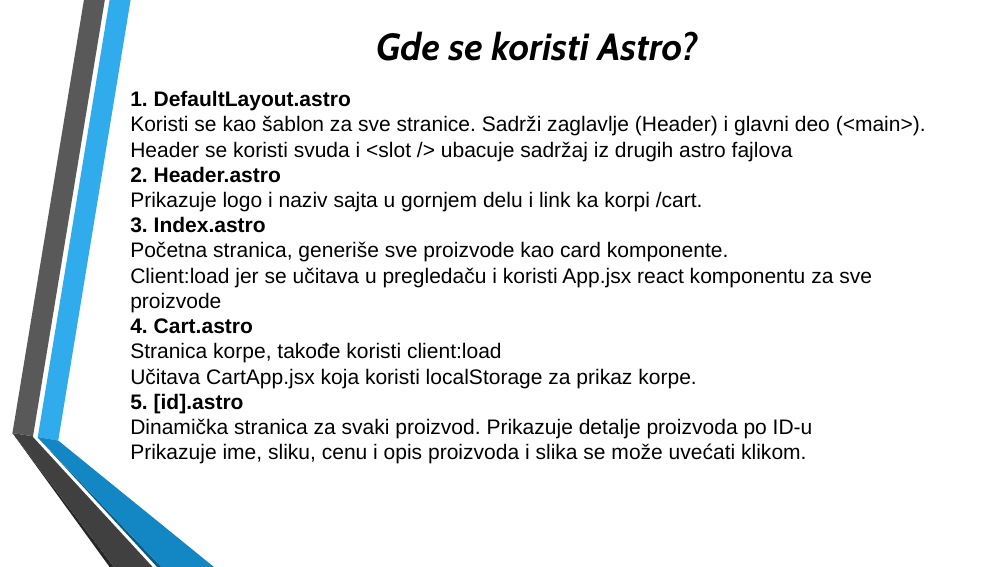
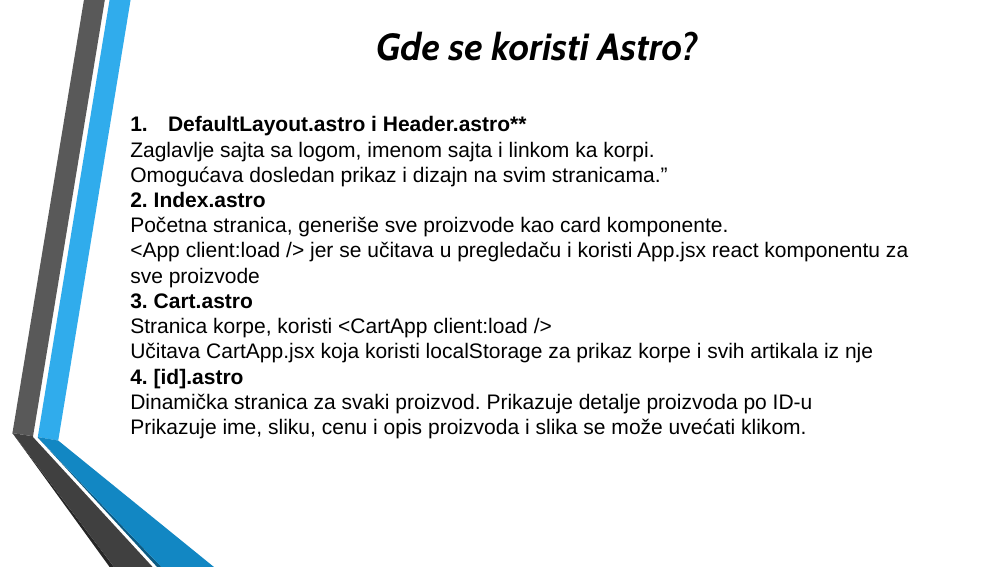
Before and after one commit to AleksaT205/TechStore, a slide deck: slide 6 of Prezentacija.pptx. Drawn at 1008x567 pixels with LibreOffice and Linux fonts; fonts in the diff are those of the drawing; background and template pictures are left out. Boxes give left, top, right and bottom in pixels: in the first picture for what was removed or moved away, otherwise in the second. Text is boxed around its words. In the diff, an @@ line names an element or a change of style, - is before the commit and + after.

```diff
--- a/Prezentacija.pptx
+++ b/Prezentacija.pptx
@@ text "DefaultLayout.astro i Header.astro**": place and size @@
-text "DefaultLayout.astro i Header.astro**" at bbox=[130, 90, 926, 464]
+text "DefaultLayout.astro i Header.astro**" at bbox=[130, 115, 908, 438]
@@ text at bbox=[130, 115, 668, 208]: text changed @@
-1. DefaultLayout.astro
-Koristi se kao šablon za sve stranice. Sadrži zaglavlje (Header) i glavni deo (<main>).
-Header se koristi svuda i <slot /> ubacuje sadržaj iz drugih astro fajlova
-2. Header.astro
-Prikazuje logo i naziv sajta u gornjem delu i link ka korpi /cart.
-3. Index.astro
+1. DefaultLayout.astro i Header.astro**
+Zaglavlje sajta sa logom, imenom sajta i linkom ka korpi.
+Omogućava dosledan prikaz i dizajn na svim stranicama.”
+2. Index.astro
@@ text at bbox=[130, 241, 908, 388]: text changed @@
-Client:load jer se učitava u pregledaču i koristi App.jsx react komponentu za sve proizvode
-4. Cart.astro
-Stranica korpe, takođe koristi client:load
-Učitava CartApp.jsx koja koristi localStorage za prikaz korpe.
-5. [id].astro
+<App client:load /> jer se učitava u pregledaču i koristi App.jsx react komponentu za sve proizvode
+3. Cart.astro
+Stranica korpe, koristi <CartApp client:load />
+Učitava CartApp.jsx koja koristi localStorage za prikaz korpe i svih artikala iz nje
+4. [id].astro
```
Also in this commit, not shown: 3 other slides changed, 2 slides added.
